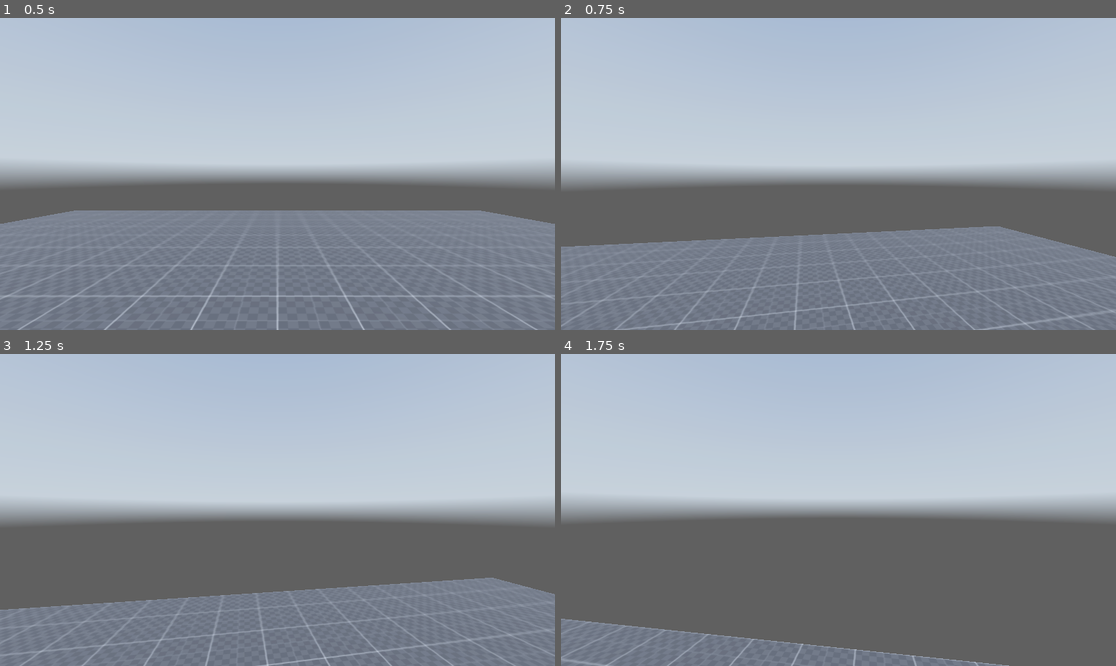
Above: before the commit, frames 1-4 (two rows, left to right).
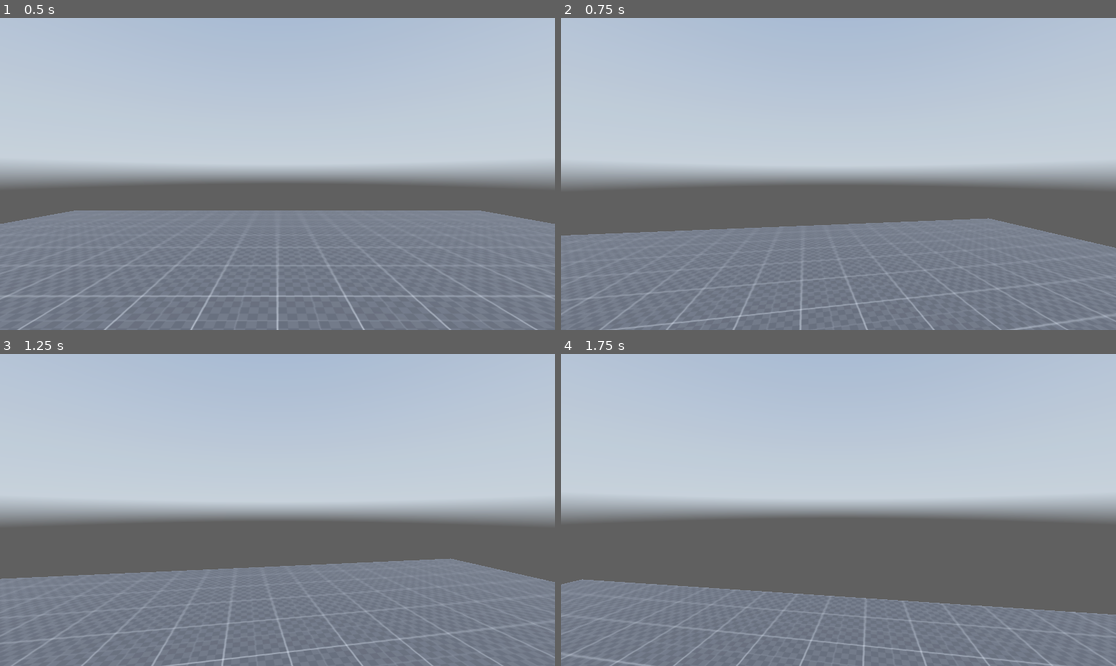
Above: after the commit, the same moments.

Repository: albinhasanaj/tjarra-angar
Game: Godot game, scene res://scenes/character_movement.tscn
Same seed, same stepped clock (60 frames per second), same inputs: the game is played once before the commit and once after it. A sky picture missing from this copy of the repository is replaced by a grey-blue gradient.
Inputs (mouse positions are in pixels of both pictures, inside the frame that each line leads up to):
- Up to frame 1 (0.5 s): no input
- Up to frame 2 (0.75 s): tap Enter (ui_accept) at 0.5 s; move the mouse to (866, 174) at 0.52 s; hold W (forward) from 0.53 s (still down); hold Ctrl (crouch) from 0.53 s (still down)
- Up to frame 3 (1.25 s): keep holding W (forward); keep holding Ctrl (crouch); tap Enter (ui_accept) at 0.77 s; tap Shift (sprinting) at 0.8 s
- Up to frame 4 (1.75 s): keep holding W (forward); move the mouse to (810, 510) at 1.27 s; release Ctrl (crouch) at 1.28 s; tap Shift (sprinting) at 1.35 s; tap Enter (ui_accept) at 1.52 s; tap Ctrl (crouch) at 1.55 s

Frame 1 is identical in both runs. In frame 2, 4.5% of the frame differs, in the area x 0-100%, y 64-100%; in frame 3, 9.3%; in frame 4, 17%, in the area x 0-100%, y 72-100%.

Commit message:
movement + crouch

Diff:
--- a/project.godot
+++ b/project.godot
@@ -47,3 +47,8 @@
 "events": [Object(InputEventKey,"resource_local_to_scene":false,"resource_name":"","device":-1,"window_id":0,"alt_press …(195 unchanged characters)…
 ]
 }
+quit={
+"deadzone": 0.5,
+"events": [Object(InputEventKey,"resource_local_to_scene":false,"resource_name":"","device":-1,"window_id":0,"alt_pressed":false,"shift_pressed":false,"ctrl_pressed":false,"meta_pressed":false,"pressed":false,"keycode":0,"physical_keycode":4194305,"key_label":0,"unicode":0,"location":0,"echo":false,"script":null)
+]
+}
--- a/scripts/player.gd
+++ b/scripts/player.gd
@@ -3,16 +3,16 @@
 @onready var head = $head
 
 var current_speed = 5.0
-
 const walking_speed = 5.0
 const sprinting_speed = 8.0
 const crouching_speed = 3.0
-
 const jump_velocity = 4.5
-
 const mouse_sens = 0.15
 
+var lerp_speed = 10.0
+var direction = Vector3.ZERO
 var gravity = ProjectSettings.get_setting("physics/3d/default_gravity")
+var crouching_depth =-0.3
 
 func _ready():
 	Input.set_mouse_mode(Input.MOUSE_MODE_CAPTURED)
@@ -21,16 +21,25 @@
 	if event is InputEventMouseMotion:
 		rotate_y(deg_to_rad(-event.relative.x * mouse_sens))
 		head.rotate_x(deg_to_rad(-event.relative.y * mouse_sens))
+		head.rotation.x = clamp(head.rotation.x, deg_to_rad(-89),deg_to_rad(89))
 
 
-
+		#make you able to esc to close game
+	if Input.is_action_just_pressed("quit"):
+		get_tree().quit()
 
 func _physics_process(delta):
 
-	if Input.is_action_pressed("sprinting"):
-		current_speed = sprinting_speed
+
+	if Input.is_action_pressed("crouch"):
+		current_speed = crouching_speed
+		head.position.y = lerp(head.position.y,1.8 + crouching_depth,delta*lerp_speed)
 	else:
-		current_speed = walking_speed
+		head.position.y = lerp(head.position.y,1.8,delta*lerp_speed)
+		if Input.is_action_pressed("sprinting"):
+			current_speed = sprinting_speed
+		else:
+			current_speed = walking_speed
 
 
 	# Add the gravity.
@@ -44,7 +53,8 @@
 	# Get the input direction and handle the movement/deceleration.
 	# As good practice, you should replace UI actions with custom gameplay actions.
 	var input_dir = Input.get_vector("left", "right", "forward", "backward")
-	var direction = (transform.basis * Vector3(input_dir.x, 0, input_dir.y)).normalized()
+	direction = lerp(direction, (transform.basis * Vector3(input_dir.x, 0, input_dir.y)).normalized(), delta * lerp_speed)
+
 	if direction:
 		velocity.x = direction.x * current_speed
 		velocity.z = direction.z * current_speed
@@ -52,4 +62,7 @@
 		velocity.x = move_toward(velocity.x, 0, current_speed)
 		velocity.z = move_toward(velocity.z, 0, current_speed)
 
+
+
+
 	move_and_slide()
